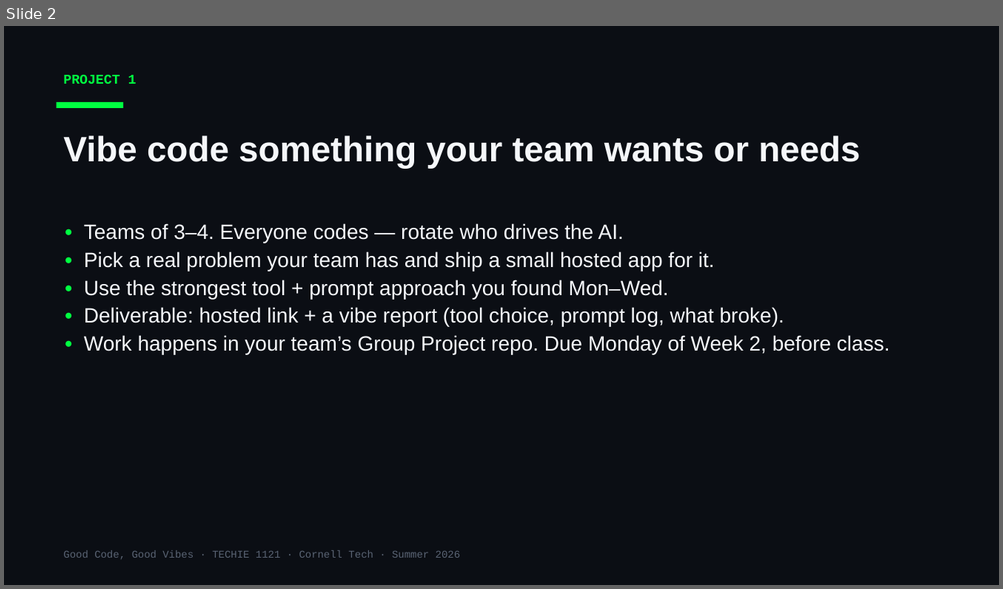
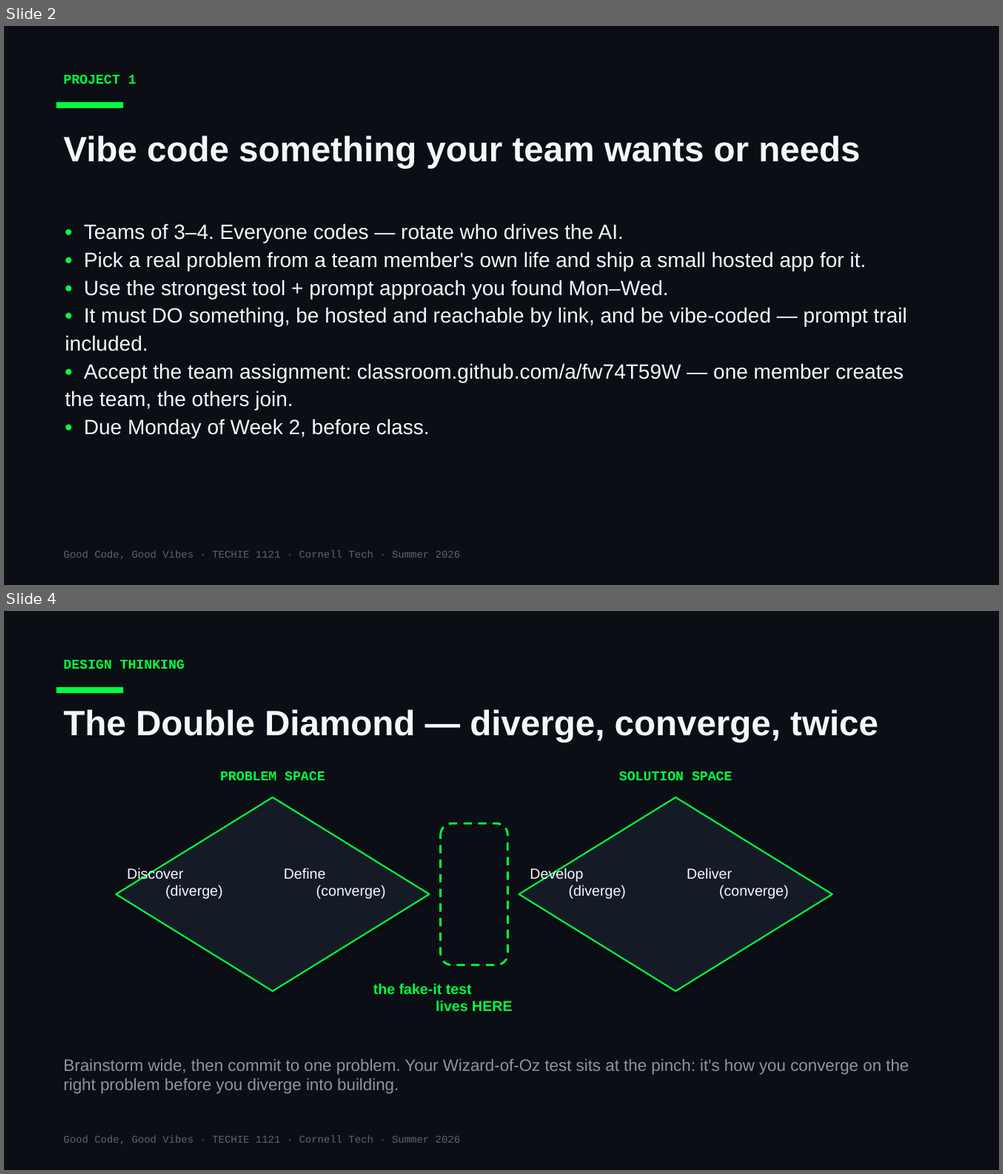
Before and after one commit to Cornell-Tech-Vibe-Coding-Summer-2026/website, a slide deck: slides/Week1-Thu-Project-Day.pptx. Shown one above the other, each under a label of ours: slide 2 before the commit, slides 2 and 4 after it; the slides between them are not shown. The pictures are 1003x589 and 1003x1174 pixels, drawn with LibreOffice and Linux fonts; fonts in the diff are those of the drawing. Boxes give left, top, right and bottom in pixels: in the first picture for what was removed or moved away, otherwise in the second. Text is boxed around its words. In the diff, an @@ line names an element or a change of style, - is before the commit and + after.

```diff
--- a/slides/Week1-Thu-Project-Day.pptx
+++ b/slides/Week1-Thu-Project-Day.pptx
@@ slide 4 added at bbox=[4, 611, 999, 1170], background #0B0E14 @@
@@ text added at bbox=[63, 660, 185, 669], 13 pt, text #00FF41, bold @@
+DESIGN THINKING
@@ rectangle added at bbox=[57, 687, 123, 693], fill #00FF41 @@
@@ text added at bbox=[63, 709, 878, 742], 34 pt, text #F5F7FA, bold @@
+The Double Diamond — diverge, converge, twice
@@ text added at bbox=[220, 772, 325, 780], 13 pt, text #00FF41, bold @@
+PROBLEM SPACE
@@ text added at bbox=[619, 772, 731, 780], 13 pt, text #00FF41, bold @@
+SOLUTION SPACE
@@ diamond added at bbox=[116, 797, 430, 991], fill #151B26, outline #00FF41 1.5 pt @@
@@ diamond added at bbox=[519, 797, 832, 991], fill #151B26, outline #00FF41 1.5 pt @@
@@ rounded rectangle added at bbox=[441, 823, 508, 965], fill #0B0E14, outline #00FF41 2 pt dashed @@
@@ text added at bbox=[127, 867, 222, 899], 14 pt, text #F5F7FA @@
+Discover
+(diverge)
@@ text added at bbox=[284, 868, 386, 899], 14 pt, text #F5F7FA @@
+Define
+(converge)
@@ text added at bbox=[529, 867, 626, 899], 14 pt, text #F5F7FA @@
+Develop
+(diverge)
@@ text added at bbox=[686, 868, 788, 899], 14 pt, text #F5F7FA @@
+Deliver
+(converge)
@@ text added at bbox=[373, 983, 512, 1012], 14 pt, text #00FF41, bold @@
+the fake-it test
+lives HERE
@@ text added at bbox=[63, 1059, 908, 1094], 16 pt, text #8A94A6 @@
+Brainstorm wide, then commit to one problem. Your Wizard-of-Oz test sits at the pinch: it's how you converge on the right problem before you diverge into building.
@@ text added at bbox=[63, 1136, 460, 1145], 10 pt, text #5A6474 @@
+Good Code, Good Vibes · TECHIE 1121 · Cornell Tech · Summer 2026
@@ slide 2 changed as well @@
@@ text at bbox=[84, 252, 866, 271]: text changed @@
-• Pick a real problem your team has and ship a small hosted app for it.
+• Pick a real problem from a team member's own life and ship a small hosted app for it.
@@ text at bbox=[65, 307, 907, 438]: text changed @@
-• Deliverable: hosted link + a vibe report (tool choice, prompt log, what broke).
-• Work happens in your team’s Group Project repo. Due Monday of Week 2, before class.
+• It must DO something, be hosted and reachable by link, and be vibe-coded — prompt trail included.
+• Accept the team assignment: classroom.github.com/a/fw74T59W — one member creates the team, the others join.
+• Due Monday of Week 2, before class.
```
Also in this commit, not shown: 1 other slide changed, 9 other slides added, 1 other file.
